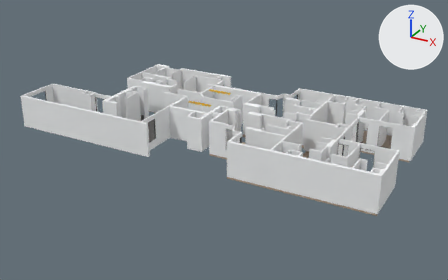
The glTF model public/models/PISOS/planta-2.glb: old version first, new version second.
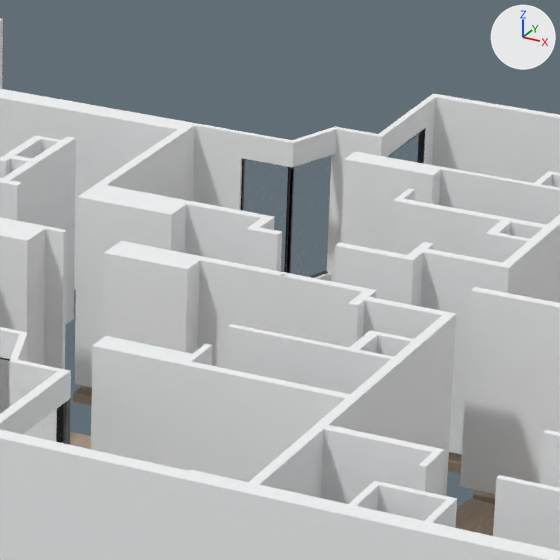
The first picture shows the older version from a 50 mm camera at (26.7, -47.0, 23.3) aimed at (0.6, 0.5, -0.4). The close-ups show both versions on the part from 52% to 71% of the width and 26% to 58% of the height of that picture; other places that the commit changed are outside them. Every picture has the same lights, and +X, +Y and +Z are marked at upper right.

The first close-up shows 'Component_640', 'tipo-204'.
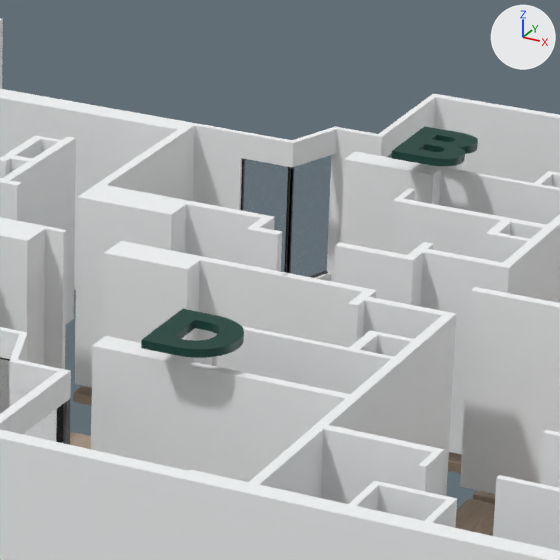
Where the change shows, as pixel boxes (x1, y1, x2, y2) in the close-ups (560 x 560 px):
'Text.003', added (cyan)
    after: (141, 309, 244, 358)
'Text.001', added (cyan)
    after: (392, 126, 478, 166)

The change, as a list of edits to the scene's bpy script:
```text
Add mat_material_018:
    mat_material_018 = principled_material('Material.018')
    mat_material_018.base_color = (0.000911, 0.0497, 0.0356)  # dark cyan #033f35
Add mat_material_016:
    mat_material_016 = principled_material('Material.016')
    mat_material_016.base_color = (0.000911, 0.0497, 0.0356)  # dark cyan #033f35
Add me_text_003:
    me_text_003.from_pydata(...)  # 252 vertices, 504 faces; spans x 0.099..1.223, y -0.01..1.239, z -0.06..0.06
    me_text_003.materials.append(mat_material_018)  # dark cyan #033f35
Add me_text_001:
    me_text_001.from_pydata(...)  # 402 vertices, 812 faces; spans x 0.099..1.099, y -0.01..1.239, z -0.06..0.06
    me_text_001.materials.append(mat_material_016)  # dark cyan #033f35
Add ob_text_003:
    ob_text_003 = bpy.data.objects.new('Text.003', me_text_003)
    ob_text_003.location = (5.68, -3.8, 3.39)
Add ob_text_001:
    ob_text_001 = bpy.data.objects.new('Text.001', me_text_001)
    ob_text_001.location = (5.68, 4.6, 3.39)
```
